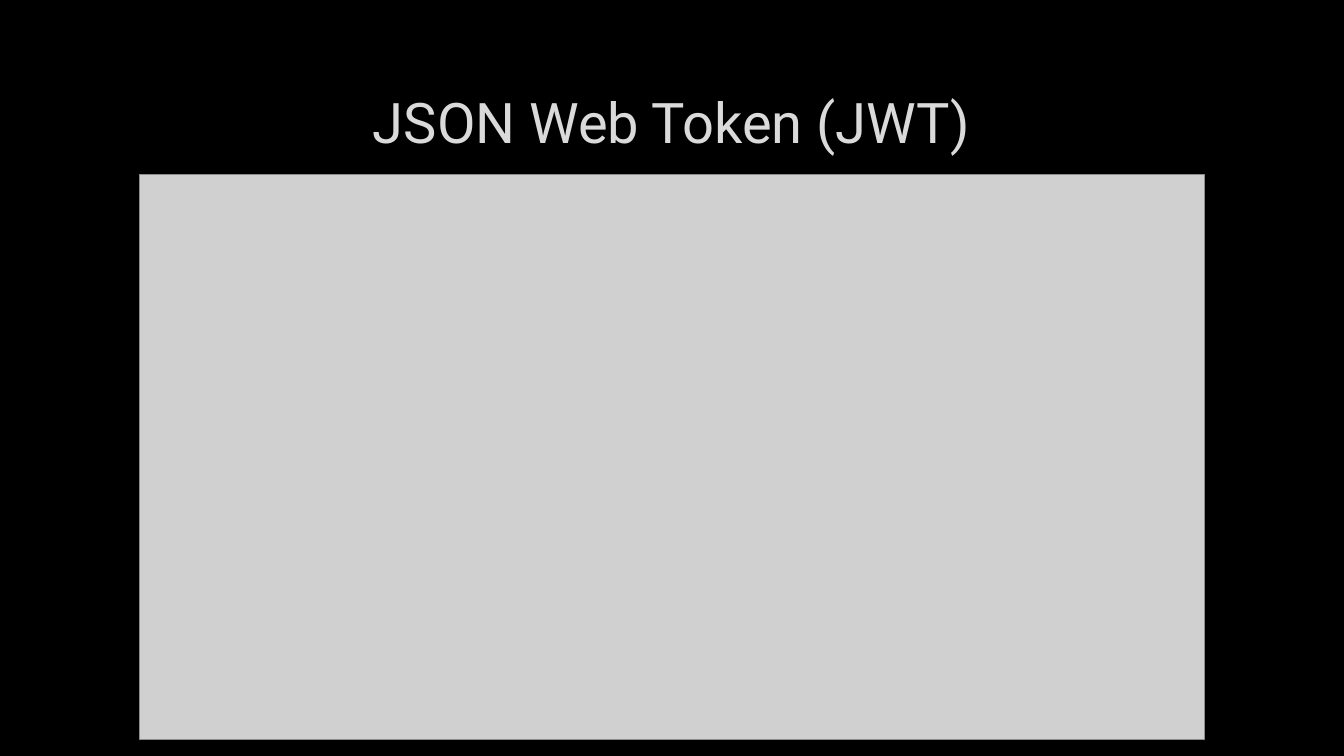
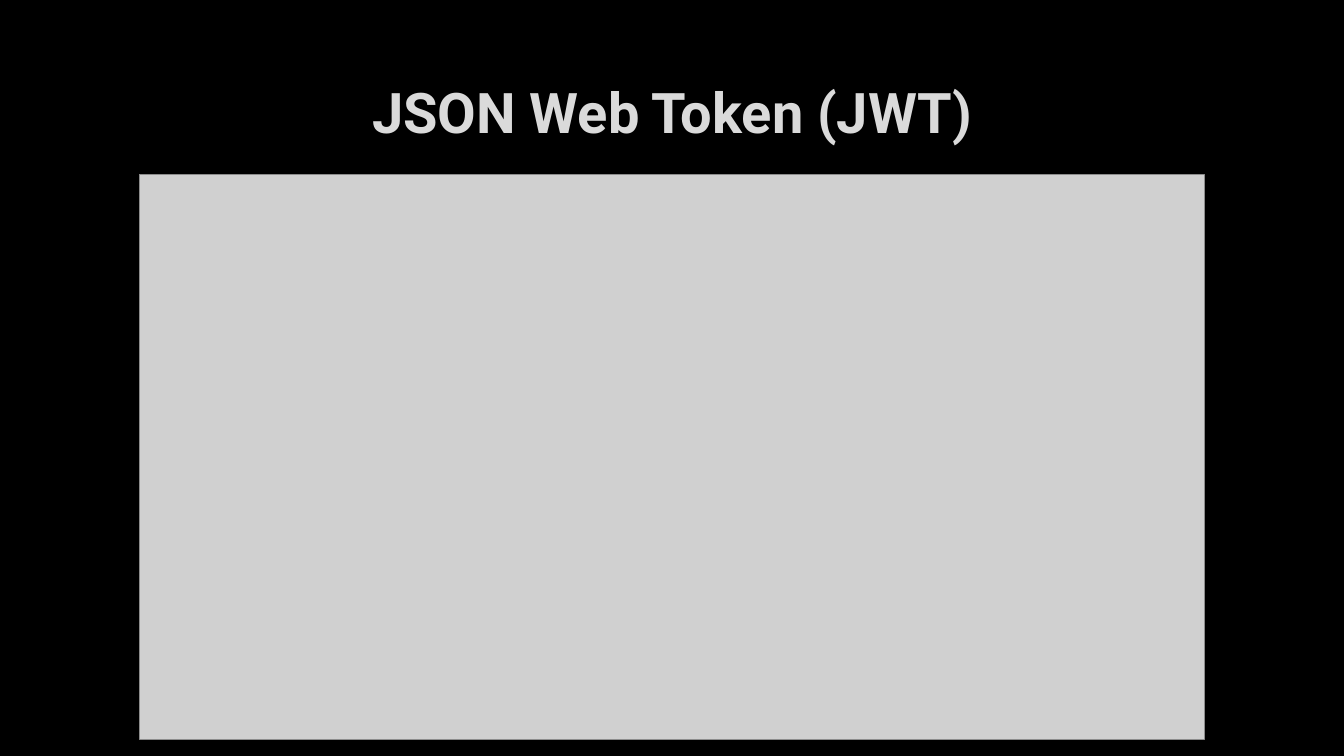
Before and after one commit to toumei/1071-database-G13, a slide deck: slide 13 of G13/G13-學生宿舍網路維修管理系統.pptx (slide 14 before the commit). Drawn at 1344x756 pixels with LibreOffice and Linux fonts; fonts in the diff are those of the drawing; grey boxes stand for pictures; background and template pictures are left out. Boxes give left, top, right and bottom in pixels: in the first picture for what was removed or moved away, otherwise in the second. Text is boxed around its words. In the diff, an @@ line names an element or a change of style, - is before the commit and + after.

```diff
--- a/G13/G13-學生宿舍網路維修管理系統.pptx
+++ b/G13/G13-學生宿舍網路維修管理系統.pptx
@@ title "JSON Web Token (JWT)": place and size @@
-title "JSON Web Token (JWT)" at (373, 98, 970, 156)
+title "JSON Web Token (JWT)" at (372, 89, 971, 145)
@@ title "JSON Web Token (JWT)" at (372, 89, 971, 145): bold on @@
```
Also in this commit, not shown: 5 other slides changed, 3 slides added, 2 slides removed, 3 other files.
